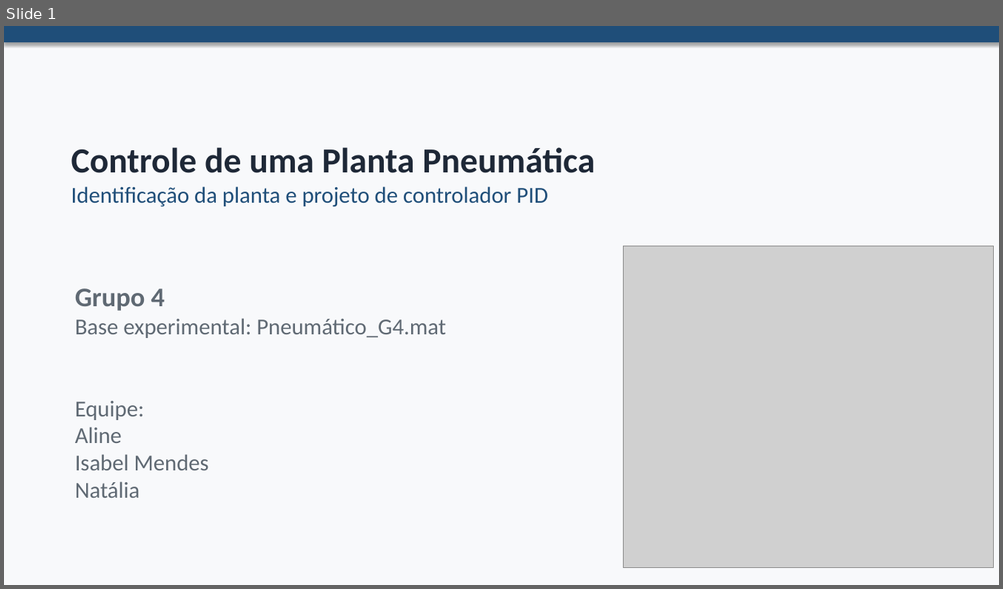
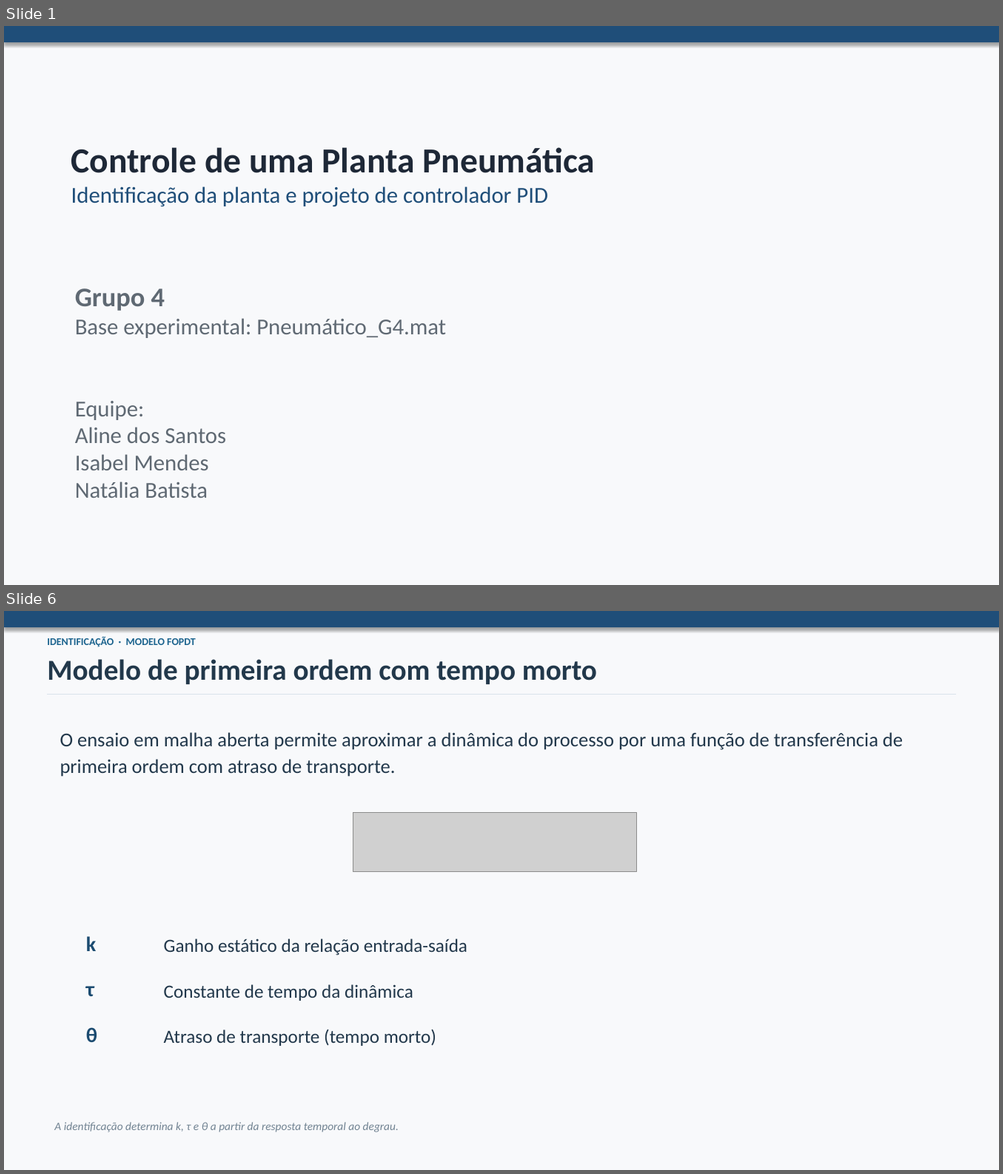
Before and after one commit to natalia-batista/Projeto-C13-, a slide deck: Grupo4_Pneumática.pptx. Shown one above the other, each under a label of ours: slide 1 before the commit, slides 1 and 6 after it; the slides between them are not shown. The pictures are 1003x589 and 1003x1174 pixels, drawn with LibreOffice and Linux fonts; fonts in the diff are those of the drawing; grey boxes stand for pictures. Boxes give left, top, right and bottom in pixels: in the first picture for what was removed or moved away, otherwise in the second. Text is boxed around its words. In the diff, an @@ line names an element or a change of style, - is before the commit and + after.

```diff
--- a/Grupo4_Pneumática.pptx
+++ b/Grupo4_Pneumática.pptx
@@ slide 6 added at (x1=4, y1=611, x2=999, y2=1170), background #F8F9FB @@
@@ rectangle added at (x1=4, y1=611, x2=999, y2=627), fill #1F4E79 @@
@@ text added at (x1=47, y1=637, x2=196, y2=647), 10 pt, text #1B638E, bold @@
+IDENTIFICAÇÃO · MODELO FOPDT
@@ text added at (x1=47, y1=659, x2=597, y2=684), 28 pt, text #22384B, bold @@
+Modelo de primeira ordem com tempo morto
@@ line added from (47, 694) to (956, 694), #D9E3EA 1 pt @@
@@ text added at (x1=60, y1=732, x2=902, y2=777), 19 pt, text #22384B @@
+O ensaio em malha aberta permite aproximar a dinâmica do processo por uma função de transferência de primeira ordem com atraso de transporte.
@@ picture added at (x1=353, y1=813, x2=637, y2=872) @@
@@ text added at (x1=86, y1=937, x2=96, y2=951), 20 pt, text #1B4B70, bold @@
+k
@@ text added at (x1=164, y1=939, x2=467, y2=956), 18 pt, text #22384B @@
+Ganho estático da relação entrada-saída
@@ text added at (x1=86, y1=986, x2=94, y2=997), 20 pt, text #1B4B70, bold @@
+τ
@@ text added at (x1=164, y1=985, x2=413, y2=1001), 18 pt, text #22384B @@
+Constante de tempo da dinâmica
@@ text added at (x1=86, y1=1028, x2=97, y2=1042), 20 pt, text #1B4B70, bold @@
+θ
@@ text added at (x1=164, y1=1029, x2=436, y2=1046), 18 pt, text #22384B @@
+Atraso de transporte (tempo morto)
@@ text added at (x1=54, y1=1122, x2=398, y2=1133), 11 pt, text #718392, italic @@
+A identificação determina k, τ e θ a partir da resposta temporal ao degrau.
@@ slide 1 changed as well @@
@@ picture removed at (x1=623, y1=246, x2=993, y2=568) @@
@@ text at (x1=75, y1=427, x2=226, y2=443): text changed @@
-Aline
+Aline dos Santos
@@ text at (x1=75, y1=482, x2=208, y2=498): text changed @@
-Natália
+Natália Batista
```
Also in this commit, not shown: 22 other slides added, 10 slides removed.
